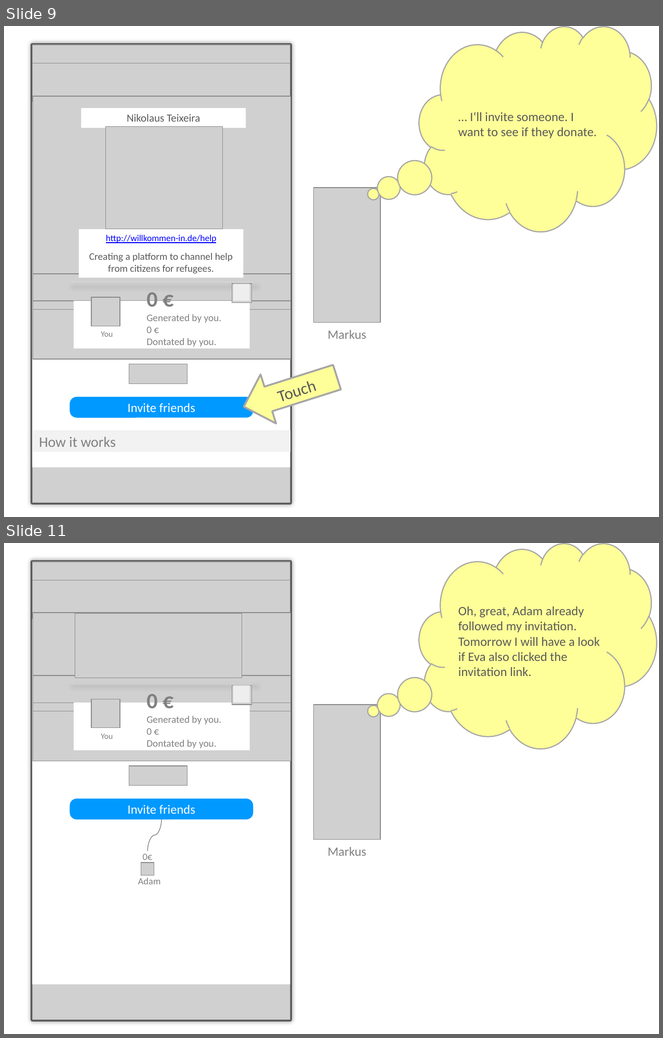
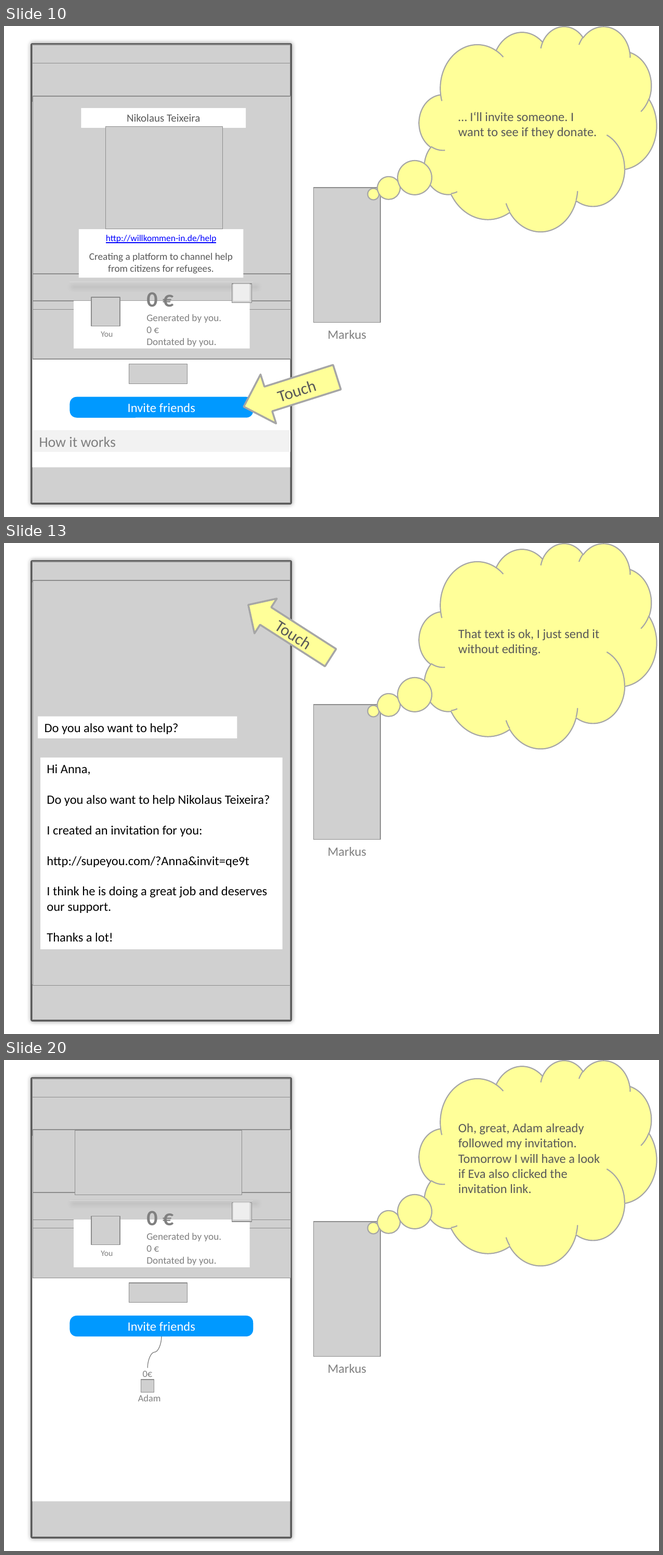
Before and after one commit to MoritzTheile/com.supeyou, a slide deck: com.supeyou.project/doc/SupeYou.scenario.nikolaus.pptx. Shown one above the other, each under a label of ours: slides 9 and 11 before the commit, slides 10, 13 and 20 after it; the slides between them are not shown. The pictures are 663x1038 and 663x1555 pixels, drawn with LibreOffice and Linux fonts; fonts in the diff are those of the drawing; grey boxes stand for pictures. Boxes give left, top, right and bottom in pixels: in the first picture for what was removed or moved away, otherwise in the second. Text is boxed around its words. In the diff, an @@ line names an element or a change of style, - is before the commit and + after.

Commit message:
improved invitation wizzard

```diff
--- a/com.supeyou.project/doc/SupeYou.scenario.nikolaus.pptx
+++ b/com.supeyou.project/doc/SupeYou.scenario.nikolaus.pptx
@@ slide 13 added at [4, 543, 659, 1034], background #FFFFFF @@
@@ thought cloud added at [419, 543, 657, 748], fill #FFFF99, outline #A6A6A6 1.25 pt, 14 pt, text #595959 @@
+That text is ok, I just send it without editing.
@@ rectangle added at [32, 562, 291, 1021], outline #595959 3.75 pt @@
@@ picture added at [32, 562, 291, 1021] @@
@@ rectangle added at [32, 583, 291, 984], fill #FFFFFF @@
@@ picture added at [33, 580, 291, 986] @@
@@ right arrow added at [237, 587, 341, 675], fill #FFFF99, outline #A6A6A6 2 pt, 18 pt, text #595959 @@
+Touch
@@ picture added at [314, 705, 380, 840] @@
@@ rectangle added at [38, 717, 237, 739], fill #FFFFFF, 14 pt, text #000000 @@
+Do you also want to help?
@@ rectangle added at [41, 758, 283, 950], fill #FFFFFF, 14 pt, text #000000 @@
+Hi Anna,
+Do you also want to help Nikolaus Teixeira?
+I created an invitation for you:
+http://supeyou.com/?Anna&invit=qe9t
+I think he is doing a great job and deserves our support.
+Thanks a lot!
@@ text added at [328, 847, 367, 856], 14 pt, text #808080 @@
+Markus
@@ what was slide 9 is now slide 10 @@
@@ what was slide 11 is now slide 20 @@
```
Also in this commit, not shown: 2 slides changed, 9 other slides added, 1 slide removed.
